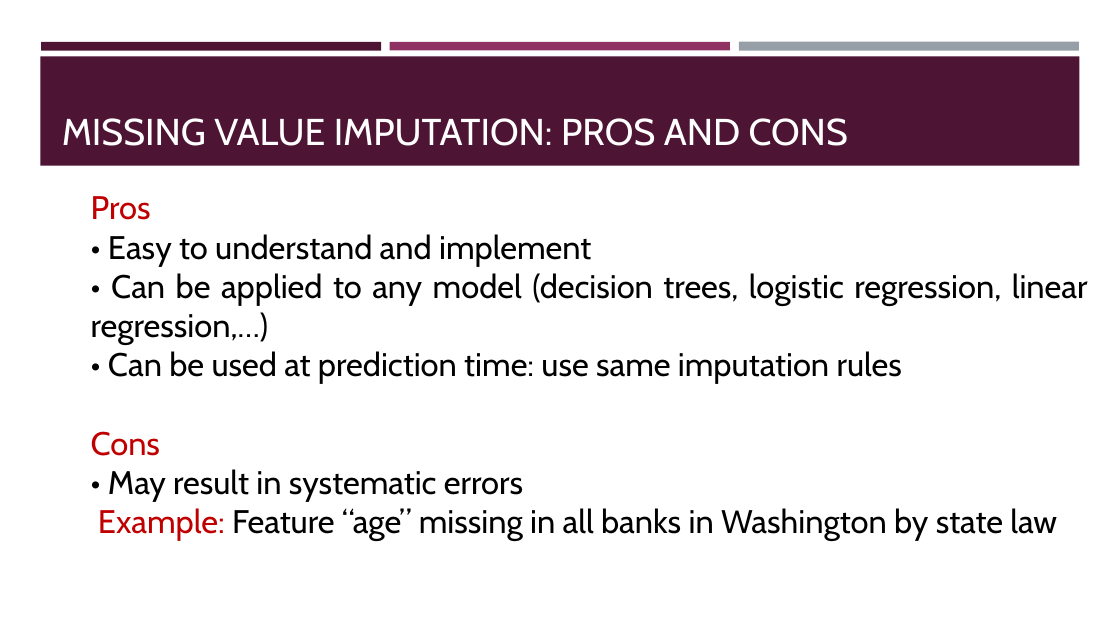
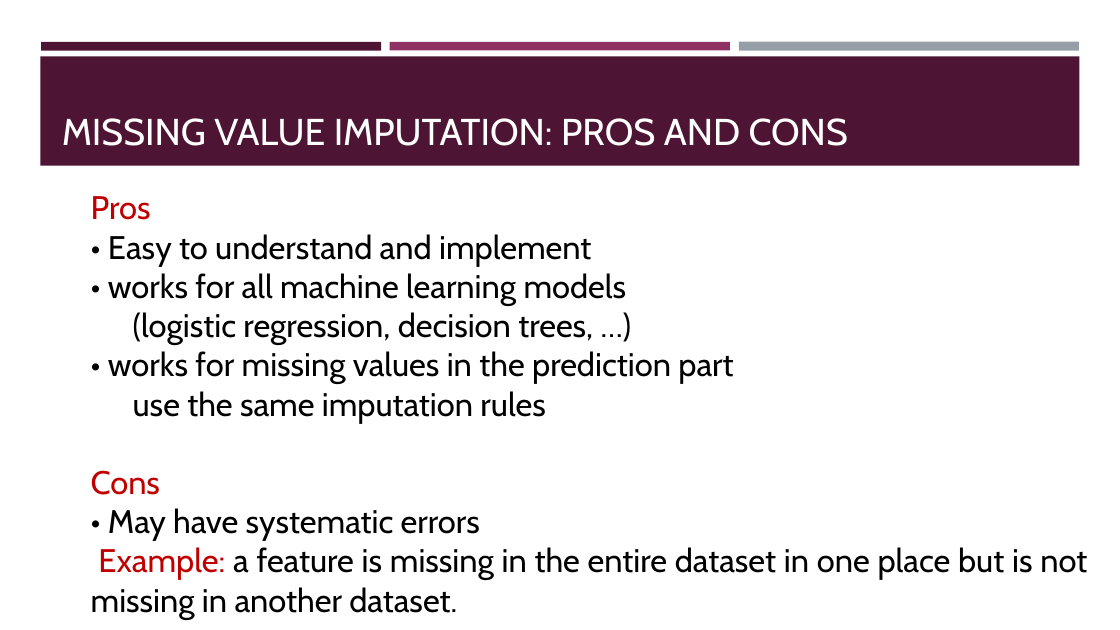
Before and after one commit to BeiyuLinCS/beiyulin.github.io, a slide deck: slide 22 of teach/spring_21/behavior_modeling/week5.pptx. Drawn at 1120x630 pixels with LibreOffice and Linux fonts; fonts in the diff are those of the drawing. Boxes give left, top, right and bottom in pixels: in the first picture for what was removed or moved away, otherwise in the second. Text is boxed around its words. In the diff, an @@ line names an element or a change of style, - is before the commit and + after.

```diff
--- a/teach/spring_21/behavior_modeling/week5.pptx
+++ b/teach/spring_21/behavior_modeling/week5.pptx
@@ text at (x1=108, y1=273, x2=733, y2=424): text changed @@
-• Can be applied to any model (decision trees, logistic regression, linear regression,…)
-• Can be used at prediction time: use same imputation rules
+• works for all machine learning models
+(logistic regression, decision trees, …)
+• works for missing values in the prediction part
+use the same imputation rules
@@ text at (x1=91, y1=508, x2=1087, y2=620): text changed @@
-• May result in systematic errors
-Example: Feature “age” missing in all banks in Washington by state law
+• May have systematic errors
+Example: a feature is missing in the entire dataset in one place but is not missing in another dataset.
```
Also in this commit, not shown: 10 other slides changed, 11 slides added, 1 slide removed, 11 other files.
